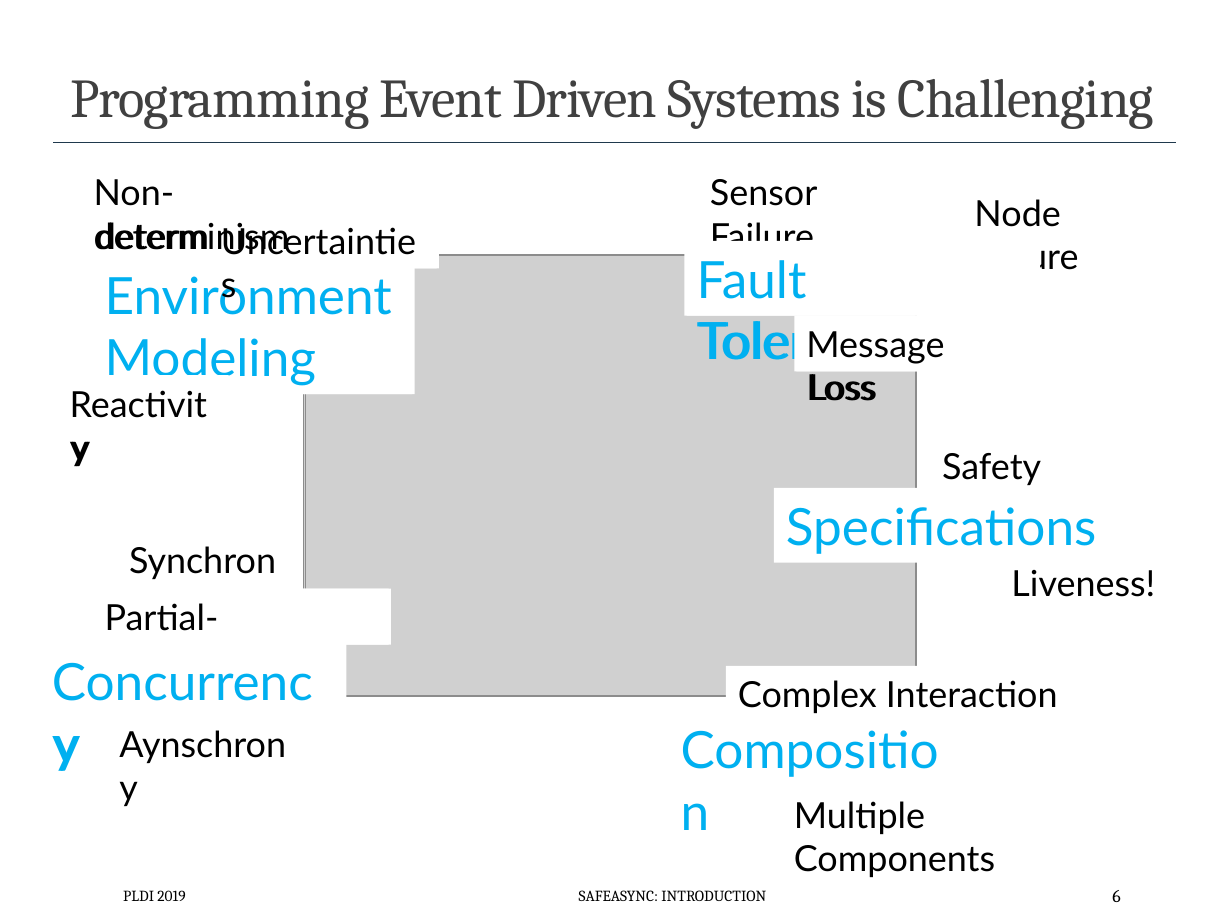
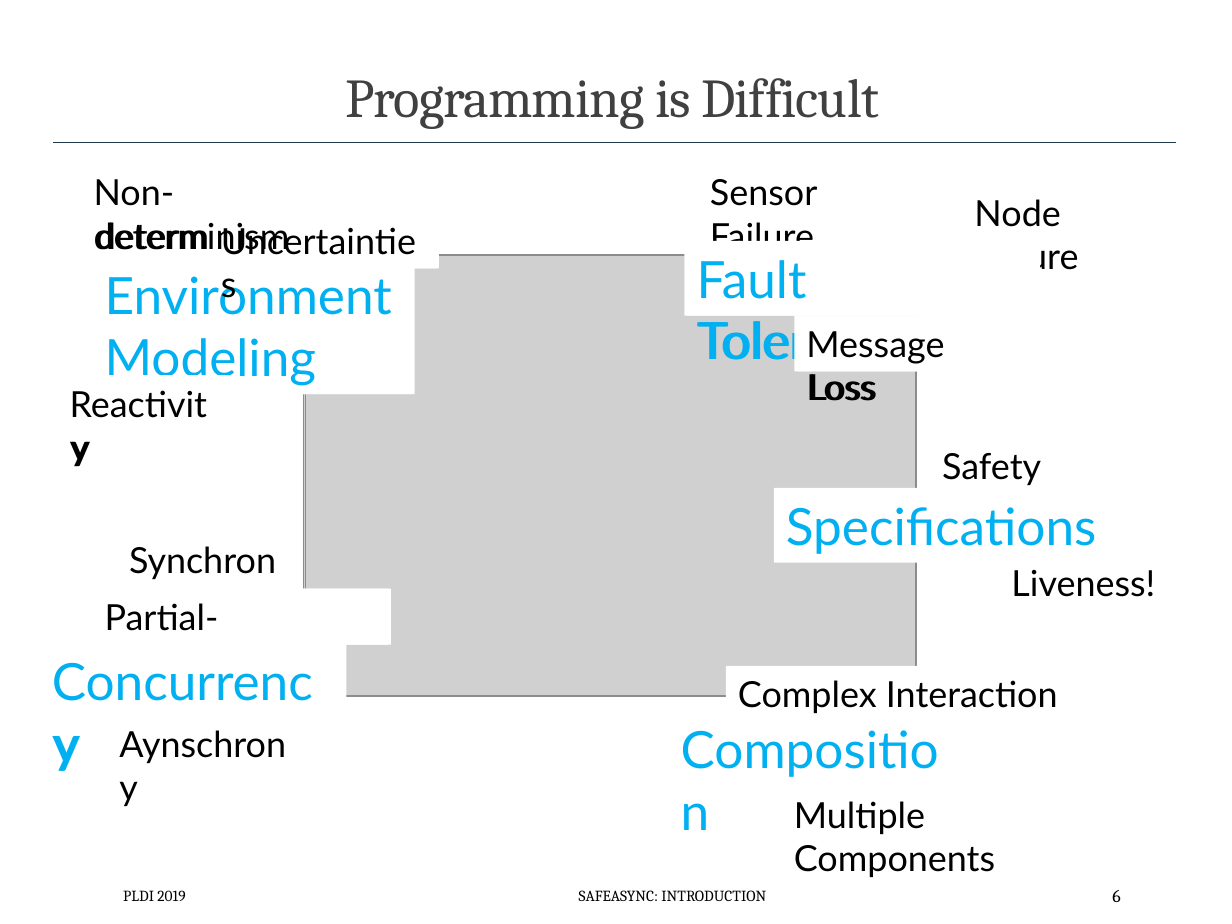
Before and after one commit to p-org/plditutorial, a slide deck: slide 6 of Presentations/1 - Introduction.pptx. Drawn at 1232x924 pixels with LibreOffice and Linux fonts; fonts in the diff are those of the drawing; grey boxes stand for pictures. Boxes give left, top, right and bottom in pixels: in the first picture for what was removed or moved away, otherwise in the second. Text is boxed around its words. In the diff, an @@ line names an element or a change of style, - is before the commit and + after.

```diff
--- a/Presentations/1 - Introduction.pptx
+++ b/Presentations/1 - Introduction.pptx
@@ title at [345,78,879,129]: text changed @@
-Programming Event Driven Systems is Challenging
+Programming is Difficult
```
Also in this commit, not shown: 8 other slides changed.
